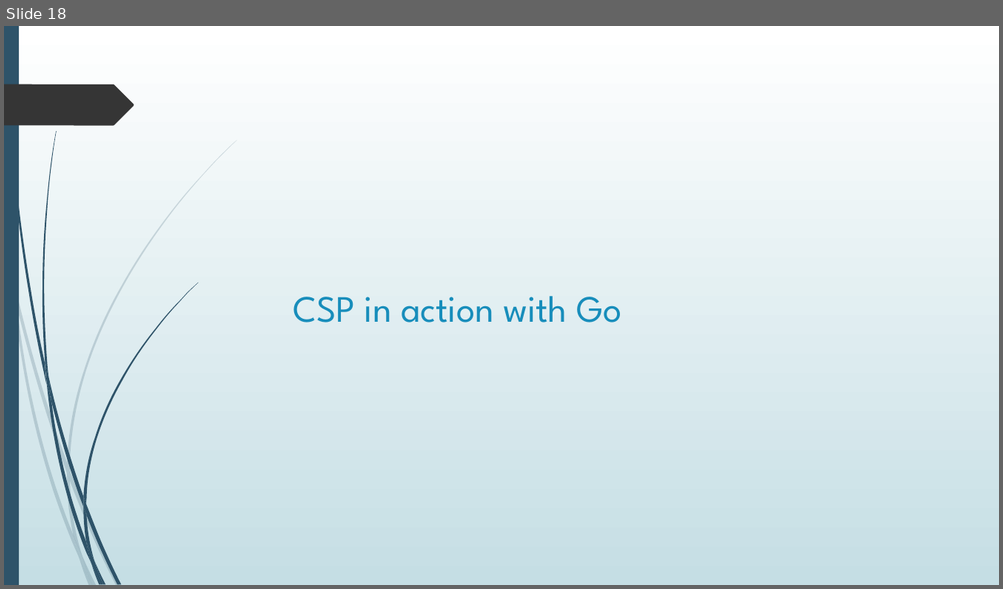
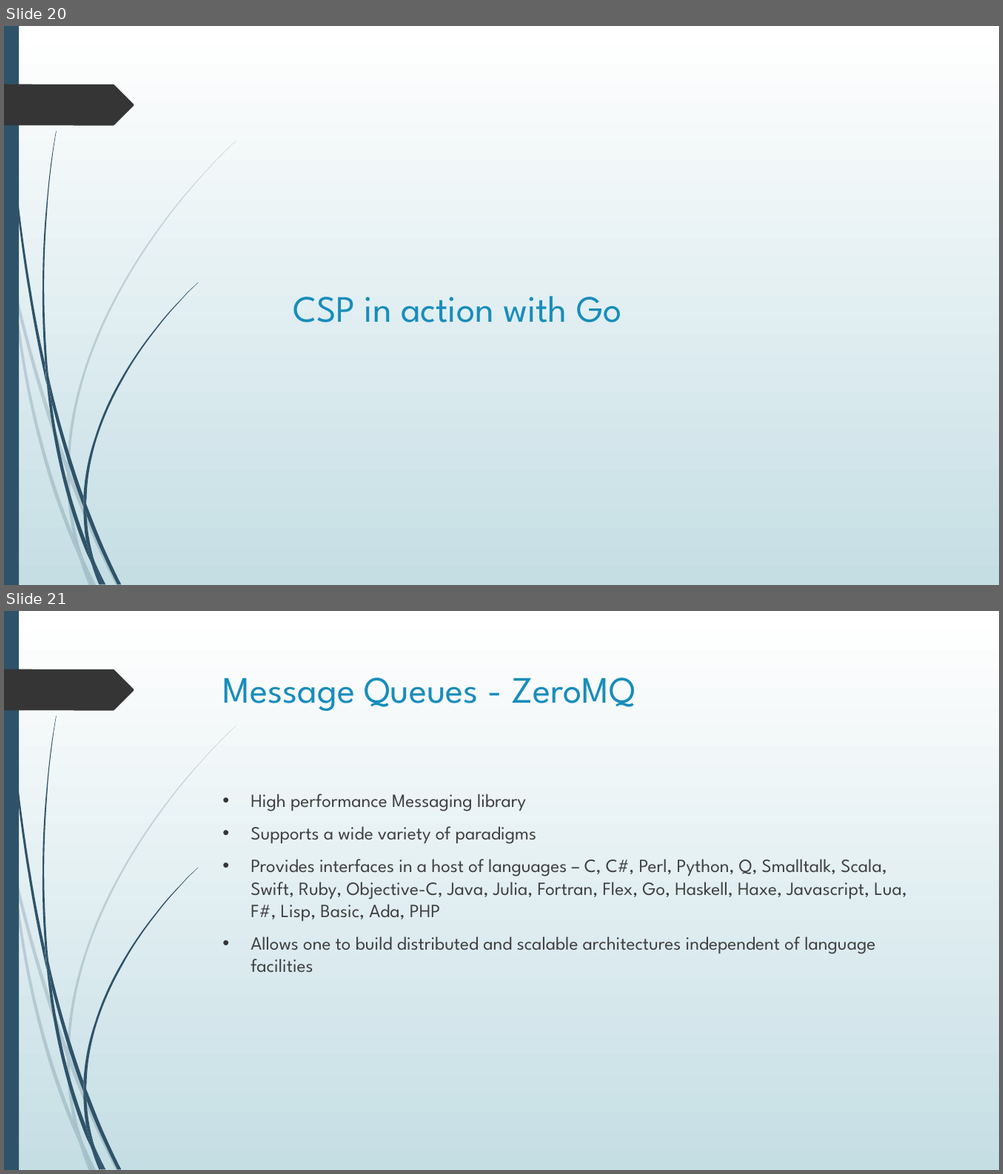
Before and after one commit to bhattacharjee/producer-consumer, a slide deck: Presentation1.pptx. Shown one above the other, each under a label of ours: slide 18 before the commit, slides 20 and 21 after it. The pictures are 1003x589 and 1003x1174 pixels, drawn with LibreOffice and Linux fonts; fonts in the diff are those of the drawing. Boxes give left, top, right and bottom in pixels: in the first picture for what was removed or moved away, otherwise in the second. Text is boxed around its words. In the diff, an @@ line names an element or a change of style, - is before the commit and + after.

Commit message:
updated the presentation

```diff
--- a/Presentation1.pptx
+++ b/Presentation1.pptx
@@ slide 21 added at (x1=4, y1=611, x2=999, y2=1170), background gradient #FFFFFF to #C5DEE5; not listed: 24 template elements that a slide beside it also shows @@
@@ title added at (x1=223, y1=678, x2=635, y2=711), 36 pt, text #178DBB @@
+Message Queues - ZeroMQ
@@ text added at (x1=250, y1=794, x2=906, y2=973), 18 pt, text #404040 @@
+• High performance Messaging library
+• Supports a wide variety of paradigms
+• Provides interfaces in a host of languages – C, C#, Perl, Python, Q, Smalltalk, Scala, Swift, Ruby, Objective-C, Java, Julia, Fortran, Flex, Go, Haskell, Haxe, Javascript, Lua, F#, Lisp, Basic, Ada, PHP
+• Allows one to build distributed and scalable architectures independent of language facilities
@@ what was slide 18 is now slide 20 @@
```
Also in this commit, not shown: 7 other slides added.
